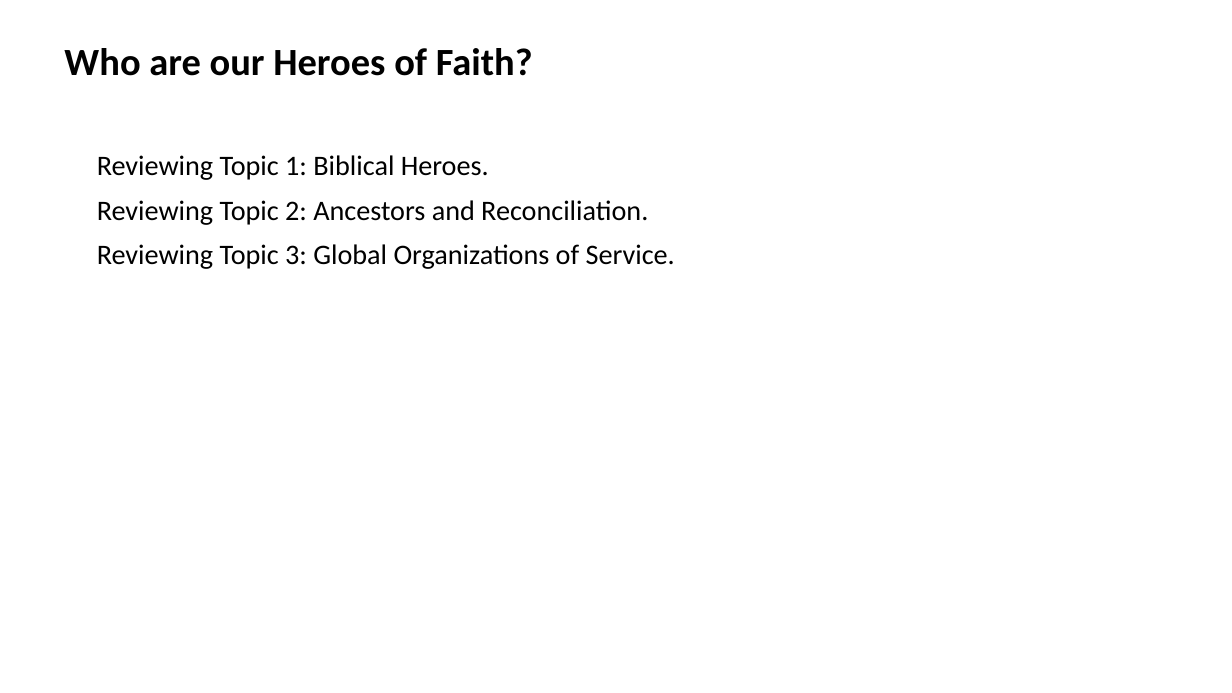
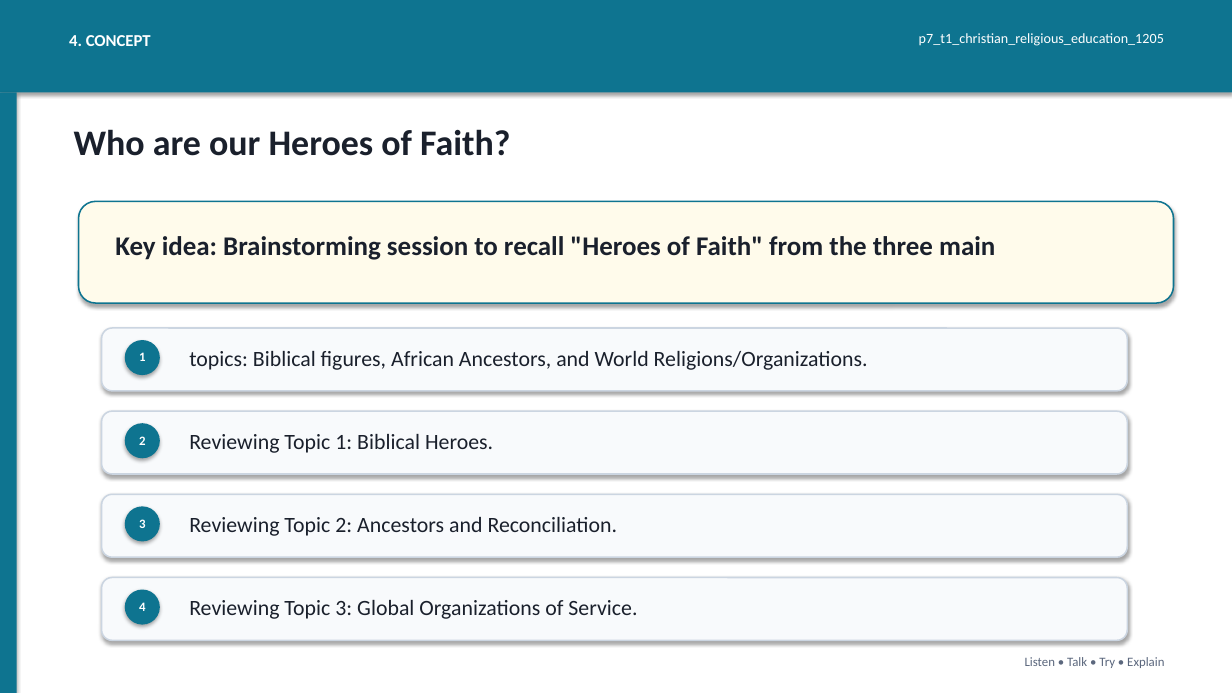
Before and after one commit to yousunjung84-edu/uganda-p7-mvp-20260629, a slide deck: slide 4 of uganda-p7-mvp/p7_t1_christian_religious_education_1205/p7_t1_christian_religious_education_1205.pptx (slide 3 before the commit). Drawn at 1232x693 pixels with LibreOffice and Linux fonts; fonts in the diff are those of the drawing. Boxes give left, top, right and bottom in pixels: in the first picture for what was removed or moved away, otherwise in the second. Text is boxed around its words. In the diff, an @@ line names an element or a change of style, - is before the commit and + after.

```diff
--- a/uganda-p7-mvp/p7_t1_christian_religious_education_1205/p7_t1_christian_religious_education_1205.pptx
+++ b/uganda-p7-mvp/p7_t1_christian_religious_education_1205/p7_t1_christian_religious_education_1205.pptx
@@ rectangle added at [0, 0, 1232, 92], fill #0E7490 @@
@@ text added at [69, 35, 151, 46], 13 pt, text #FFFFFF, bold @@
+4. CONCEPT
@@ text added at [919, 33, 1164, 46], 11 pt, text #FFFFFF @@
+p7_t1_christian_religious_education_1205
@@ rectangle added at [0, 92, 17, 693], fill #0E7490 @@
@@ text "Who are our Heroes of ...": place and size @@
-text "Who are our Heroes of ..." at [64, 48, 533, 76]
+text "Who are our Heroes of ..." at [74, 129, 510, 156]
@@ text "Who are our Heroes of ..." at [74, 129, 510, 156]: size 30 to 28 pt, text colour #000000 to #1A202C @@
@@ rounded rectangle added at [79, 201, 1174, 303], fill #FFFBEB, outline #0E7490 1.2 pt @@
@@ text at [97, 200, 675, 269]: paragraphs removed @@
-Reviewing Topic 2: Ancestors and Reconciliation.
-Reviewing Topic 3: Global Organizations of Service.
@@ text added at [115, 236, 995, 260], 21 pt, text #1A202C, bold @@
+Key idea: Brainstorming session to recall "Heroes of Faith" from the three main
@@ rounded rectangle added at [102, 328, 1128, 391], fill #F8FAFC, outline #CBD5E1 1.2 pt @@
@@ ellipse added at [125, 340, 160, 375], fill #0E7490 @@
@@ text added at [139, 352, 145, 361], 10 pt, text #FFFFFF, bold @@
+1
@@ text added at [189, 351, 868, 370], 17 pt, text #1A202C @@
+topics: Biblical figures, African Ancestors, and World Religions/Organizations.
@@ rounded rectangle added at [102, 411, 1128, 474], fill #F8FAFC, outline #CBD5E1 1.2 pt @@
@@ ellipse added at [125, 423, 160, 458], fill #0E7490 @@
@@ text added at [139, 436, 145, 445], 10 pt, text #FFFFFF, bold @@
+2
@@ text "Reviewing Topic 1: Biblical Heroes.": place and size @@
-text "Reviewing Topic 1: Biblical Heroes." at [97, 155, 675, 269]
+text "Reviewing Topic 1: Biblical Heroes." at [189, 434, 493, 453]
@@ text "Reviewing Topic 1: Biblical Heroes." at [189, 434, 493, 453]: size 22 to 17 pt, text colour #000000 to #1A202C; less space between paragraphs @@
@@ rounded rectangle added at [102, 494, 1128, 557], fill #F8FAFC, outline #CBD5E1 1.2 pt @@
@@ ellipse added at [125, 506, 160, 542], fill #0E7490 @@
@@ text added at [139, 519, 145, 528], 10 pt, text #FFFFFF, bold @@
+3
@@ text added at [189, 517, 618, 536], 17 pt, text #1A202C @@
+Reviewing Topic 2: Ancestors and Reconciliation.
@@ rounded rectangle added at [102, 578, 1128, 640], fill #F8FAFC, outline #CBD5E1 1.2 pt @@
@@ ellipse added at [125, 590, 160, 625], fill #0E7490 @@
@@ text added at [139, 602, 145, 611], 10 pt, text #FFFFFF, bold @@
+4
@@ text added at [189, 600, 637, 619], 17 pt, text #1A202C @@
+Reviewing Topic 3: Global Organizations of Service.
@@ text added at [1025, 657, 1164, 668], 10 pt, text #5B677D @@
+Listen • Talk • Try • Explain
```
Also in this commit, not shown: 1 other slide changed, 6 slides added, 6 slides removed, 42 other files.
